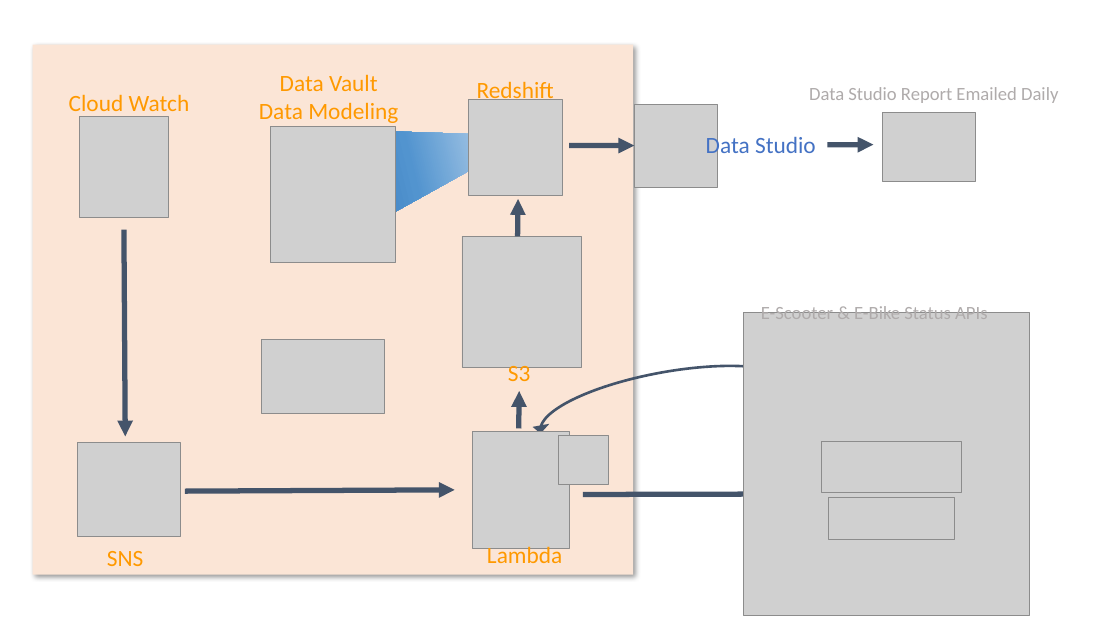
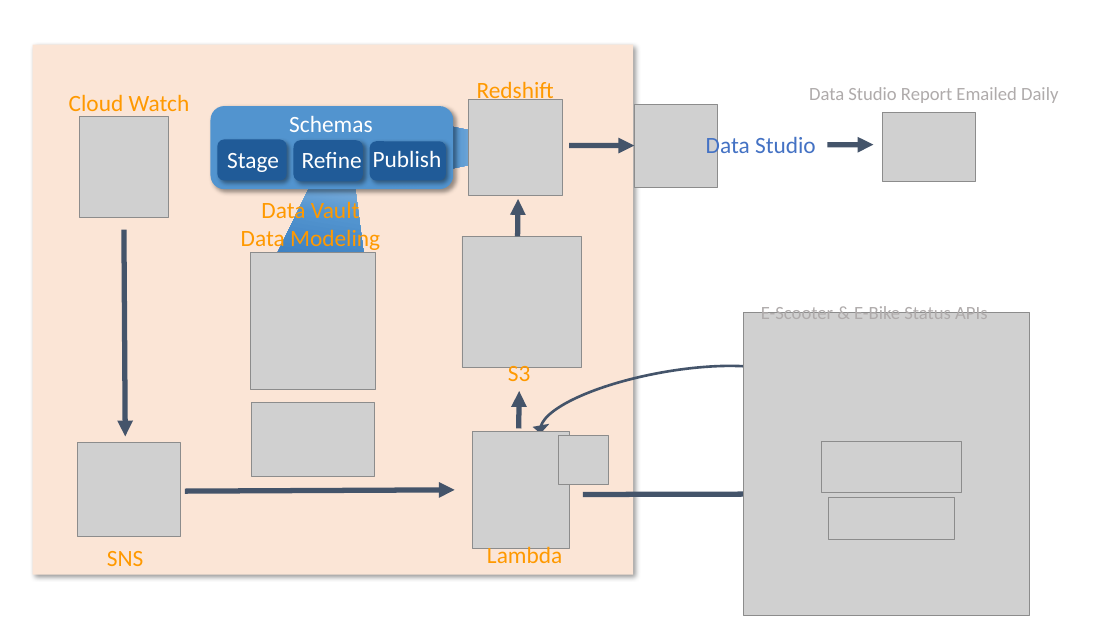
Before and after one commit to jaredfiacco2/AWS-E-Scooter-Tracker, a slide deck: slide 1 of images/ProcessMap.pptx. Drawn at 1120x630 pixels with LibreOffice and Linux fonts; fonts in the diff are those of the drawing; grey boxes stand for pictures. Boxes give left, top, right and bottom in pixels: in the first picture for what was removed or moved away, otherwise in the second. Text is boxed around its words. In the diff, an @@ line names an element or a change of style, - is before the commit and + after.

```diff
--- a/images/ProcessMap.pptx
+++ b/images/ProcessMap.pptx
@@ rounded rectangle added at <box>211,106,454,189</box>, fill #5294CF @@
@@ triangle added at <box>250,103,407,328</box>, fill gradient #F6F8FC to #5294CF to #2D72B8 to #205B98 @@
@@ text added at <box>289,116,372,132</box>, 20 pt, text #FFFFFF @@
+Schemas
@@ triangle at <box>348,106,557,189</box>: rotation 256 to 270 degrees @@
@@ rounded rectangle added at <box>218,139,287,181</box>, fill #205B98 @@
@@ rounded rectangle added at <box>293,140,363,181</box>, fill #205B98 @@
@@ rounded rectangle added at <box>370,141,446,181</box>, fill #205B98 @@
@@ text added at <box>227,153,279,172</box>, 20 pt, text #FFFFFF @@
+Stage
@@ text added at <box>302,152,362,168</box>, 20 pt, text #FFFFFF @@
+Refine
@@ text added at <box>373,150,442,167</box>, 20 pt, text #FFFFFF @@
+Publish
@@ text "Data Vault Data Modeling" rewrapped from <box>259,74,398,123</box> to <box>241,198,380,252</box> @@
@@ picture: place and size @@
-picture at <box>271,126,396,262</box>
+picture at <box>250,253,376,389</box>
@@ picture: place and size @@
-picture at <box>261,339,384,413</box>
+picture at <box>252,402,375,476</box>
```
Also in this commit, not shown: 1 other file.
